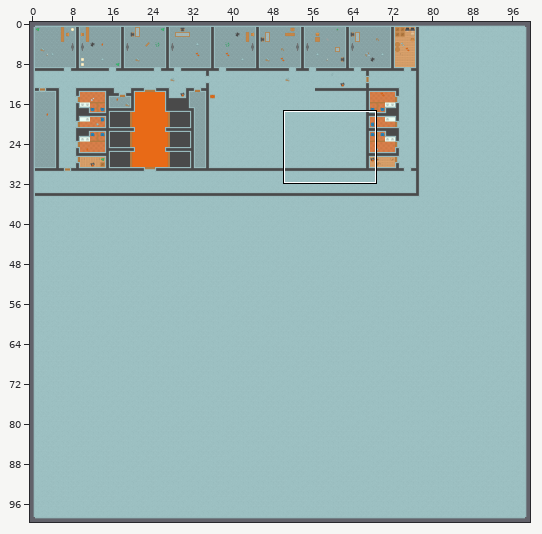
A Tiled map gets an edit: maps/clab_map.tmx. Above, an overview of the earlier version with the close-up marked.
Close-up. Before the commit:
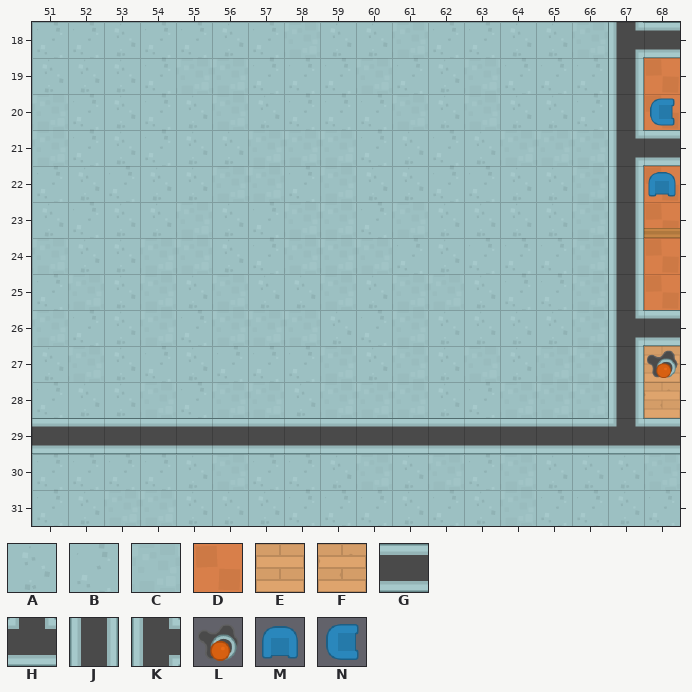
Cells are 64x64 px. Shown: x 51..68, y 18..31. The commit also changed other parts of the map, which this record leaves out.
Key: from "tiles": A 6, B 7, C 9, D 12, E 95, F 99, G 281, H 283, J 308, K 309, L 318, M 450 turned 180, N 450 turned 90.
_ is an empty cell, # one hidden under a higher layer.
Layers that did not change in this view are not listed.
Layer "Floor" before, first column x 51:
18 BBABBABCAACBBAAC##
19 AAABCCBBBCBACBBB#D
20 CBABACABBBCACAAB#D
21 CBABAACCCBABACCC##
22 BABAACCBCAABBAAC#D
23 ABAACABCCBCAAAAC#D
24 CAACCABCCCBABBBC#D
25 BCACACAACACCABBC#D
26 CBACBCCCABCAAAAC##
27 ACABABBBCACACACC#E
28 BAACBCCACCCABCCC#F
29 ##################
30 BBBBACBBACACBCAAAC
31 BACCAAABBBABACBBAB
Layer "Walls" before, first column x 51:
18 ________________KG
19 ________________J_
20 ________________J_
21 ________________KG
22 ________________J_
23 ________________J_
24 ________________J_
25 ________________J_
26 ________________KG
27 ________________J_
28 ________________J_
29 GGGGGGGGGGGGGGGGHG
30 __________________
31 __________________
Once edited:
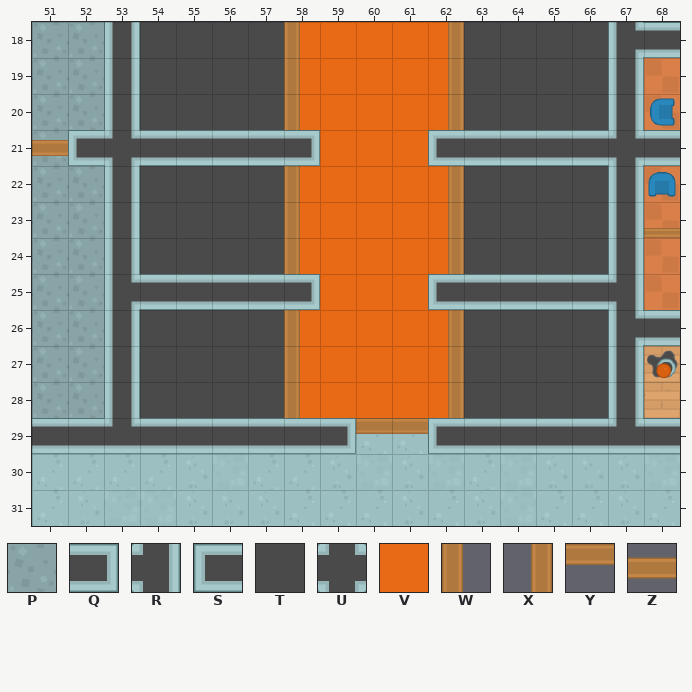
Further tiles: from "floor": P 0; from "tiles": Q 284, R 310, S 312, T 339, U 340, V 397, W 438, X 439, Y 465, Z 467.
Difference:
Layer "Floor":
y 18: x 51..52 BB -> PP; x 58..62 CAACB -> VVVVV
y 19: x 51..52 AA -> PP; x 58..62 BBCBA -> VVVVV
y 20: x 51..52 CB -> PP; x 58..62 BBBCA -> VVVVV
y 21: x 51..52 CB -> PS; x 58..62 CCBAB -> #VVV#
y 22: x 51..52 BA -> PP; x 58..62 BCAAB -> VVVVV
y 23: x 51..52 AB -> PP; x 58..62 CCBCA -> VVVVV
y 24: x 51..52 CA -> PP; x 58..62 CCCBA -> VVVVV
y 25: x 51..52 BC -> PP; x 59..62 CACC -> VVV#
y 26: x 51..52 CB -> PP; x 58..62 CABCA -> VVVVV
y 27: x 51..52 AC -> PP; x 58..62 BCACA -> VVVVV
y 28: x 51..52 BA -> PP; x 58..62 ACCCA -> VVVVV
Layer "Walls":
y 18..20: x 53..58 ______ -> JTTTTW; x 62..66 _____ -> XTTTT
y 21: x 53..58 ______ -> UGGGGQ; x 62..67 _____K -> SGGGGU
y 22..24: x 53..58 ______ -> JTTTTW; x 62..66 _____ -> XTTTT
y 25: x 53..58 ______ -> KGGGGQ; x 62..67 _____J -> SGGGGR
y 26..28: x 53..58 ______ -> JTTTTW; x 62..66 _____ -> XTTTT
y 29: x 53 G -> H; x 59..62 GGGG -> Q__S
Layer "Furnitare":
y 21: x 51 _ -> Z
y 29: x 60..61 __ -> YY
Pixel boxes of the changes (left, top, right, bottom) in both close-ups:
changed: (32, 22, 617, 454)
